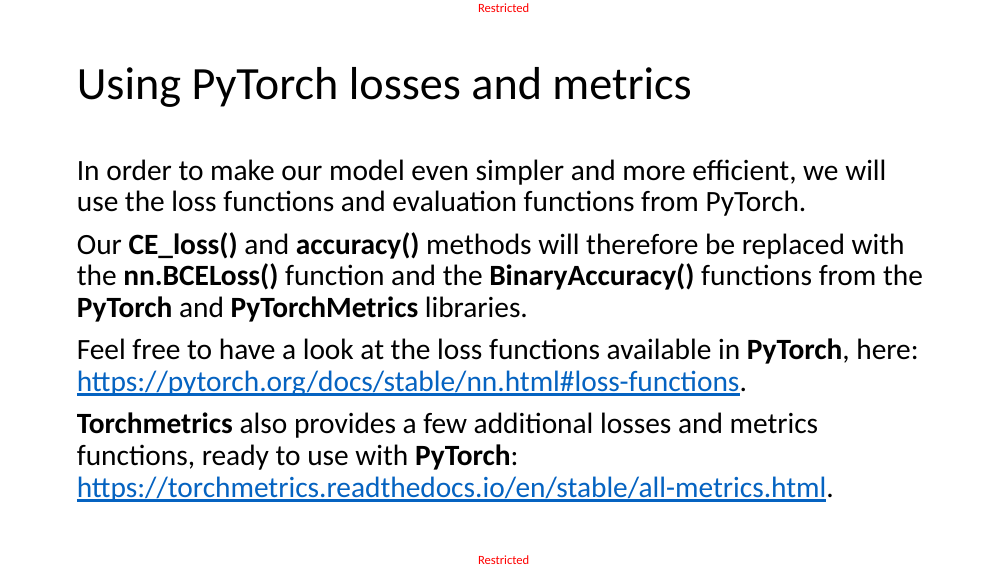
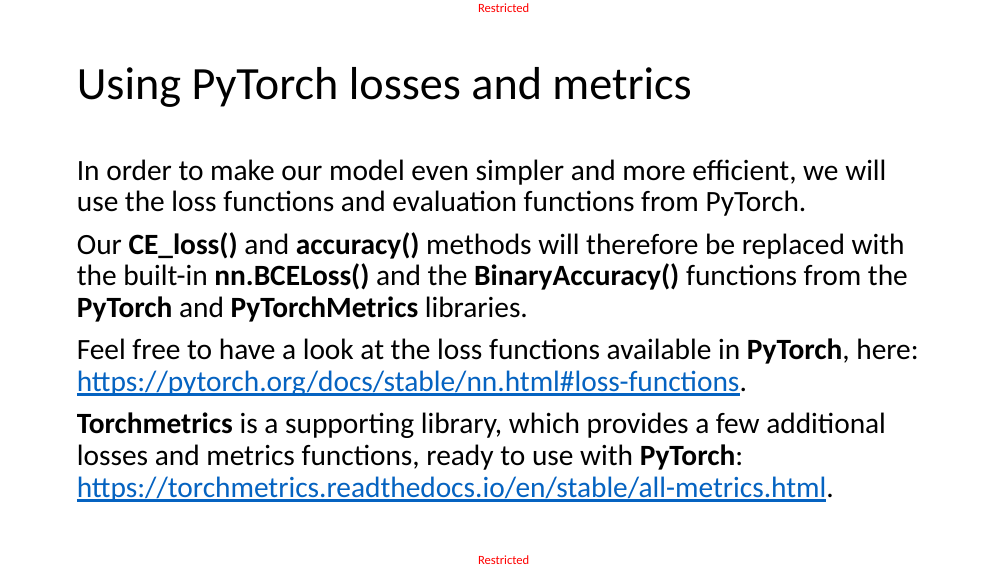
Before and after one commit to matthieudemari/SUTD_DL_50_039, a slide deck: slide 20 of W3/2. W3S2 final/W3S2.pptx. Drawn at 1008x567 pixels with LibreOffice and Linux fonts; fonts in the diff are those of the drawing. Boxes give left, top, right and bottom in pixels: in the first picture for what was removed or moved away, otherwise in the second. Text is boxed around its words. In the diff, an @@ line names an element or a change of style, - is before the commit and + after.

```diff
--- a/W3/2. W3S2 final/W3S2.pptx
+++ b/W3/2. W3S2 final/W3S2.pptx
@@ text at box(77, 232, 908, 322): text changed @@
-Our CE_loss() and accuracy() methods will therefore be replaced with the nn.BCELoss() function and the BinaryAccuracy() functions from the PyTorch and PyTorchMetrics libraries.
+Our CE_loss() and accuracy() methods will therefore be replaced with the built-in nn.BCELoss() and the BinaryAccuracy() functions from the PyTorch and PyTorchMetrics libraries.
@@ text at box(77, 412, 886, 502): text changed @@
-Torchmetrics also provides a few additional losses and metrics functions, ready to use with PyTorch: https://torchmetrics.readthedocs.io/en/stable/all-metrics.html.
+Torchmetrics is a supporting library, which provides a few additional losses and metrics functions, ready to use with PyTorch: https://torchmetrics.readthedocs.io/en/stable/all-metrics.html.
```
Also in this commit, not shown: 9 other slides changed, 11 other files.
